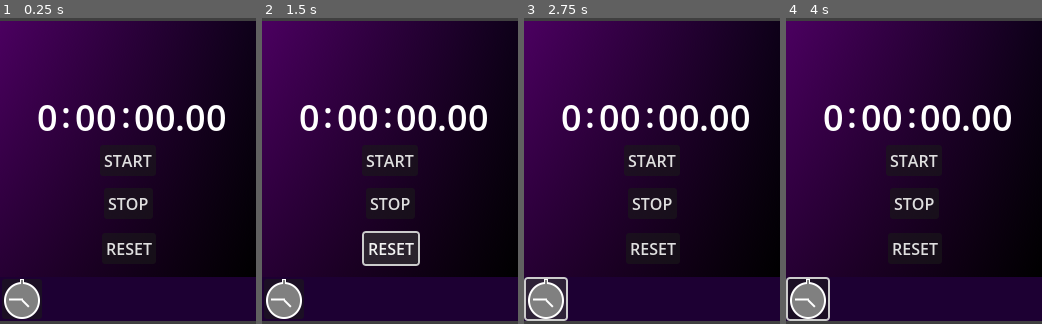
Above: before the commit, frames 1-4 (left to right).
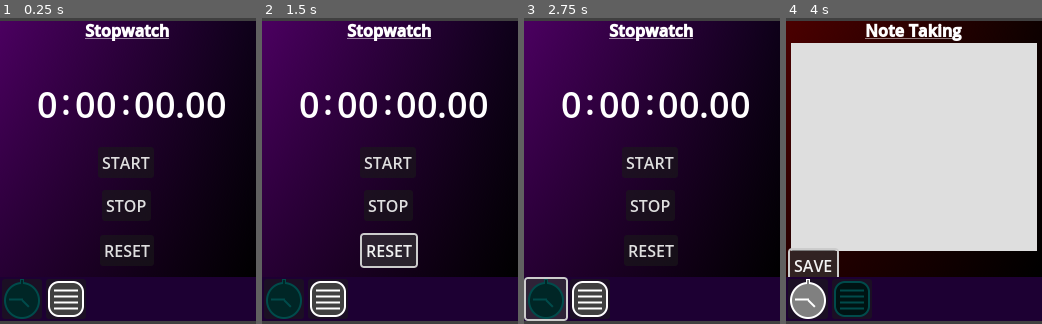
Above: after the commit, the same moments.

Repository: Welshy92/Productivity_Tools
Game: Godot game, scene res://Scenes/Main.tscn
Same seed, same stepped clock (60 frames per second), same inputs: the game is played once before the commit and once after it.
Inputs (mouse positions are in pixels of both pictures, inside the frame that each line leads up to):
- Up to frame 1 (0.25 s): no input
- Up to frame 2 (1.5 s): click "STOP" at 0.5 s; click "RESET" at 1.25 s
- Up to frame 3 (2.75 s): click (547, 299) at 2 s
- Up to frame 4 (4 s): click (852, 299) at 2.77 s; click (814, 265) at 3.5 s, where only the run after the commit has a clickable "SAVE"

The runs differ from the first frame. In frame 1, 9.9% of the frame differs, in the area x 1-88%, y 1-99%; in frame 2, 11%; in frame 3, 9.9%; in frame 4, 80%, in the area x 0-100%, y 0-100%.

Commit message:
VERSION 2 - Note taking added

Diff:
--- a/Scenes/Main.tscn
+++ b/Scenes/Main.tscn
@@ -1,9 +1,10 @@
-[gd_scene load_steps=5 format=3 uid="uid://druk6ch8sy8cj"]
-
-[ext_resource type="Script" uid="uid://dwe7cppbeb0xy" path="res://Scenes/main.gd" id="1_r150o"]
+[gd_scene load_steps=6 format=3 uid="uid://druk6ch8sy8cj"]
+
+[ext_resource type="Script" uid="uid://dwe7cppbeb0xy" path="res://Scripts/main.gd" id="1_r150o"]
 [ext_resource type="Texture2D" uid="uid://bt3gropf36tlc" path="res://Assets/Subport_Gradient_Background.png" id="2_idj7w"]
 [ext_resource type="Texture2D" uid="uid://dnsiypjpl1t6a" path="res://Assets/Bottom_Nav.png" id="3_kln2b"]
 [ext_resource type="Texture2D" uid="uid://4b5e644l105q" path="res://Assets/StopWatch.png" id="4_rgh2o"]
+[ext_resource type="Texture2D" uid="uid://dlb4wwext73jr" path="res://Assets/Notes.png" id="5_pbw6q"]
 
 [node name="Main" type="Node2D"]
 script = ExtResource("1_r150o")
@@ -19,7 +20,20 @@
 minimize_disabled = true
 maximize_disabled = true
 
-[node name="TimerButtons" type="Control" parent="Window"]
+[node name="Title" type="RichTextLabel" parent="Window"]
+unique_name_in_owner = true
+z_index = 1
+offset_left = 5.0
+offset_top = -2.0
+offset_right = 251.0
+offset_bottom = 38.0
+bbcode_enabled = true
+text = "[center][b][u]Stopwatch"
+
+[node name="Stopwatch" type="Node2D" parent="Window"]
+unique_name_in_owner = true
+
+[node name="TimerButtons" type="Control" parent="Window/Stopwatch"]
 z_index = 1
 layout_mode = 3
 anchors_preset = 3
@@ -27,16 +41,17 @@
 anchor_top = 1.0
 anchor_right = 1.0
 anchor_bottom = 1.0
-offset_left = -99.0
-offset_top = -190.0
-offset_right = -99.0
-offset_bottom = -190.0
+offset_left = 155.0
+offset_top = 112.0
+offset_right = 155.0
+offset_bottom = 112.0
 grow_horizontal = 0
 grow_vertical = 0
 size_flags_horizontal = 8
 size_flags_vertical = 8
 
-[node name="Start" type="Button" parent="Window/TimerButtons"]
+[node name="Start" type="Button" parent="Window/Stopwatch/TimerButtons"]
+unique_name_in_owner = true
 layout_mode = 0
 offset_left = -57.0
 offset_top = 14.0
@@ -46,7 +61,8 @@
 size_flags_vertical = 4
 text = "START"
 
-[node name="Stop" type="Button" parent="Window/TimerButtons"]
+[node name="Stop" type="Button" parent="Window/Stopwatch/TimerButtons"]
+unique_name_in_owner = true
 layout_mode = 0
 offset_left = -53.0
 offset_top = 57.0
@@ -56,7 +72,8 @@
 size_flags_vertical = 4
 text = "STOP"
 
-[node name="Reset" type="Button" parent="Window/TimerButtons"]
+[node name="Reset" type="Button" parent="Window/Stopwatch/TimerButtons"]
+unique_name_in_owner = true
 layout_mode = 0
 offset_left = -55.0
 offset_top = 102.0
@@ -66,13 +83,12 @@
 size_flags_vertical = 4
 text = "RESET"
 
-[node name="Stopwatch" type="Node" parent="Window"]
-
 [node name="SubportGradientBackground" type="Sprite2D" parent="Window/Stopwatch"]
 position = Vector2(128, 128)
 texture = ExtResource("2_idj7w")
 
-[node name="Text" type="Node" parent="Window/Stopwatch"]
+[node name="Text" type="Node2D" parent="Window/Stopwatch"]
+position = Vector2(0, -13)
 
 [node name="StopWatch" type="RichTextLabel" parent="Window/Stopwatch/Text"]
 unique_name_in_owner = true
@@ -126,6 +142,36 @@
 text = "[right]00"
 scroll_active = false
 horizontal_alignment = 2
+
+[node name="Notes" type="Node2D" parent="Window"]
+unique_name_in_owner = true
+visible = false
+
+[node name="SubportGradientBackground" type="Sprite2D" parent="Window/Notes"]
+modulate = Color(1, 1, 0, 1)
+position = Vector2(128, 128)
+texture = ExtResource("2_idj7w")
+
+[node name="NoteTaking" type="TextEdit" parent="Window/Notes"]
+unique_name_in_owner = true
+offset_left = 5.0
+offset_top = 22.0
+offset_right = 251.0
+offset_bottom = 230.0
+theme_override_colors/font_color = Color(0, 0, 0, 1)
+theme_override_colors/background_color = Color(0.86898494, 0.8689849, 0.8689849, 1)
+editable = false
+wrap_mode = 1
+autowrap_mode = 2
+scroll_smooth = true
+scroll_fit_content_width = true
+
+[node name="SaveNotes" type="Button" parent="Window/Notes"]
+offset_left = 4.0
+offset_top = 229.0
+offset_right = 51.0
+offset_bottom = 260.0
+text = "SAVE"
 
 [node name="NavBar" type="Node" parent="Window"]
 
@@ -139,11 +185,26 @@
 offset_right = 42.0
 offset_bottom = 298.0
 
-[node name="StopWatch" type="Sprite2D" parent="Window/NavBar/StopwatchNav"]
+[node name="StopwatchIcon" type="Sprite2D" parent="Window/NavBar/StopwatchNav"]
+unique_name_in_owner = true
 position = Vector2(20, 20)
 texture = ExtResource("4_rgh2o")
 
+[node name="NotesNav" type="Button" parent="Window/NavBar"]
+offset_left = 46.0
+offset_top = 258.0
+offset_right = 86.0
+offset_bottom = 298.0
+
+[node name="NoteIcon" type="Sprite2D" parent="Window/NavBar/NotesNav"]
+unique_name_in_owner = true
+position = Vector2(20, 20)
+texture = ExtResource("5_pbw6q")
+
 [connection signal="close_requested" from="Window" to="." method="_on_window_close_requested"]
-[connection signal="pressed" from="Window/TimerButtons/Start" to="." method="_on_start_pressed"]
-[connection signal="pressed" from="Window/TimerButtons/Stop" to="." method="_on_stop_pressed"]
-[connection signal="pressed" from="Window/TimerButtons/Reset" to="." method="on_reset_pressed"]
+[connection signal="pressed" from="Window/Stopwatch/TimerButtons/Start" to="." method="_on_start_pressed"]
+[connection signal="pressed" from="Window/Stopwatch/TimerButtons/Stop" to="." method="_on_stop_pressed"]
+[connection signal="pressed" from="Window/Stopwatch/TimerButtons/Reset" to="." method="on_reset_pressed"]
+[connection signal="pressed" from="Window/Notes/SaveNotes" to="." method="_on_save_notes_pressed"]
+[connection signal="pressed" from="Window/NavBar/StopwatchNav" to="." method="_on_stopwatch_nav_pressed"]
+[connection signal="pressed" from="Window/NavBar/NotesNav" to="." method="_on_notes_nav_pressed"]
--- a/Scenes/main.gd
+++ /dev/null
@@ -1,61 +0,0 @@
-extends Node2D
-var is_stopwatch_running:bool = false
-var stopwatch: float = 0.0
-var minutes: int = 0
-var hours: int = 0
-
-
-# Called when the node enters the scene tree for the first time.
-func _ready() -> void:
-	%StopWatch.text = "00.00"
-	%Minutes.text = "00"
-	%Hours.text = "0"
-
-
-# Called every frame. 'delta' is the elapsed time since the previous frame.
-func _process(delta: float) -> void:
-	if is_stopwatch_running == true:
-		stopwatch += delta
-
-	if hours > 99:
-		on_reset_pressed()
-
-	if stopwatch > 60:
-		stopwatch -= 60
-		minutes += 1
-	if minutes == 60:
-		minutes = 0
-		hours += 1
-		%Hours.text= str(hours)
-		%Minutes.text = str(minutes)
-	elif minutes < 10:
-		%Minutes.text = str("00", minutes)
-	else:
-		%Minutes.text = str(minutes)
-
-	if stopwatch < 10:
-		%StopWatch.text = str("0", stopwatch).pad_decimals(2)
-	else:
-		%StopWatch.text = str(stopwatch).pad_decimals(2)
-
-
-func _on_start_pressed() -> void:
-	is_stopwatch_running = true
-
-
-func _on_stop_pressed() -> void:
-	is_stopwatch_running = false
-
-
-func on_reset_pressed() -> void:
-	is_stopwatch_running = false
-	stopwatch = 0.0
-	minutes = 0
-	hours = 0
-	%StopWatch.text = "00.00"
-	%Minutes.text = "00"
-	%Hours.text = "0"
-
-
-func _on_window_close_requested() -> void:
-	get_tree().quit()
--- /dev/null
+++ b/Scripts/main.gd
@@ -0,0 +1,114 @@
+extends Node2D
+var is_stopwatch_running:bool = false
+var stopwatch: float = 0.0
+var minutes: int = 0
+var hours: int = 0
+
+enum window_states {Stopwatch, Notes}
+var active_window: window_states = window_states.Stopwatch
+
+
+# Called when the node enters the scene tree for the first time.
+func _ready() -> void:
+	%StopWatch.text = "00.00"
+	%Minutes.text = "00"
+	%Hours.text = "0"
+	%StopwatchIcon.modulate = Color(0.0, 0.294, 0.294, 1.0)
+	load_notes()
+
+
+# Called every frame. 'delta' is the elapsed time since the previous frame.
+func _process(delta: float) -> void:
+	if is_stopwatch_running == true:
+		stopwatch += delta
+
+	if hours > 99:
+		on_reset_pressed()
+
+	if stopwatch > 60:
+		stopwatch -= 60
+		minutes += 1
+	if minutes == 60:
+		minutes = 0
+		hours += 1
+		%Hours.text= str(hours)
+		%Minutes.text = str(minutes)
+	elif minutes < 10:
+		%Minutes.text = str("00", minutes)
+	else:
+		%Minutes.text = str(minutes)
+
+	if stopwatch < 10:
+		%StopWatch.text = str("0", stopwatch).pad_decimals(2)
+	else:
+		%StopWatch.text = str(stopwatch).pad_decimals(2)
+
+## The state changes when a nav bar button is pressed. It will firstly make all
+## the different windows not visible and then find the correct window to show.
+func changeState(window):
+	print("Old active window = ", active_window)
+	active_window = window
+	print("New active window = ", active_window)
+	%Stopwatch.visible = false
+	%Start.disabled = true
+	%Stop.disabled = true
+	%Reset.disabled = true
+	%StopwatchIcon.modulate = Color(1.0, 1.0, 1.0, 1.0)
+	%Notes.visible = false
+	%NoteTaking.editable = false
+	%NoteIcon.modulate = Color(1.0, 1.0, 1.0, 1.0)
+
+	if active_window == window_states.Stopwatch:
+		%Title.text = "[center][b][u]Stopwatch"
+		%Stopwatch.visible = true
+		%Start.disabled = false
+		%Stop.disabled = false
+		%Reset.disabled = false
+		%StopwatchIcon.modulate = Color(0.0, 0.294, 0.294, 1.0)
+
+	elif active_window == window_states.Notes:
+		%Title.text = "[center][b][u]Note Taking"
+		%Notes.visible = true
+		%NoteTaking.editable = true
+		%NoteIcon.modulate = Color(0.0, 0.294, 0.294, 1.0)
+
+
+func load_notes():
+	var notes_content: String = NoteSaveAndLoad.loadGame()
+	print("notes content = ", notes_content)
+	%NoteTaking.text = notes_content
+
+
+func _on_start_pressed() -> void:
+	is_stopwatch_running = true
+
+
+func _on_stop_pressed() -> void:
+	is_stopwatch_running = false
+
+
+func on_reset_pressed() -> void:
+	is_stopwatch_running = false
+	stopwatch = 0.0
+	minutes = 0
+	hours = 0
+	%StopWatch.text = "00.00"
+	%Minutes.text = "00"
+	%Hours.text = "0"
+
+
+func _on_window_close_requested() -> void:
+	get_tree().quit()
+
+
+func _on_stopwatch_nav_pressed() -> void:
+	changeState(window_states.Stopwatch)
+
+func _on_notes_nav_pressed() -> void:
+	changeState(window_states.Notes)
+
+
+func _on_save_notes_pressed() -> void:
+	var notes_content: String = %NoteTaking.text
+
+	NoteSaveAndLoad.saveGame(notes_content)
--- /dev/null
+++ b/Scripts/note_save_and_load.gd
@@ -0,0 +1,30 @@
+extends Node
+
+# Use users instead of res on proper game release to have save game file
+# outside of the games directory.
+const SAVE_PATH:String = "user://notesforproductivity.txt"
+var notes_content: String
+
+func saveGame(data) -> void:
+	print("date = ", data)
+# Allow write access to the save file.
+	var file = FileAccess.open(SAVE_PATH, FileAccess.WRITE)
+	print(file)
+
+# Set the data that needs to be saved in this dictionary.
+	file.store_string(data)
+
+	file.close()
+
+
+func loadGame() -> String:
+# Allow read access to the save file adn the read it line by line.
+	var file = FileAccess.open(SAVE_PATH, FileAccess.READ)
+	print(file)
+# Only try to read the file if it exists.
+	if FileAccess.file_exists(SAVE_PATH) == true:
+		notes_content = file.get_as_text()
+
+		file.close()
+
+	return notes_content
--- a/project.godot
+++ b/project.godot
@@ -11,7 +11,11 @@
 [application]
 
 config/name="Productivity Tools"
-config/version="1.1"
+config/description="A suite of productivity tools that is in a small window that can sit in the corner of your screen, out of the way.
+
+Created by Jacob of PhoenixDragon Games.
+Visit http://www.phoenixdragongames.com to see more of my work."
+config/version="2.0"
 run/main_scene="uid://druk6ch8sy8cj"
 config/features=PackedStringArray("4.5", "GL Compatibility")
 run/low_processor_mode=true
@@ -20,6 +24,14 @@
 boot_splash/fullsize=false
 boot_splash/use_filter=false
 config/icon="res://icon.svg"
+
+[autoload]
+
+NoteSaveAndLoad="*res://Scripts/note_save_and_load.gd"
+
+[debug]
+
+file_logging/enable_file_logging=true
 
 [display]
 
Binary file added: Assets/Notes.png
Not shown, added: Assets/Notes.png.import
Renamed: Scenes/main.gd.uid -> Scripts/main.gd.uid
Not shown, added: Scripts/note_save_and_load.gd.uid
Not shown, changed: export_presets.cfg
Not shown, changed: README.md
